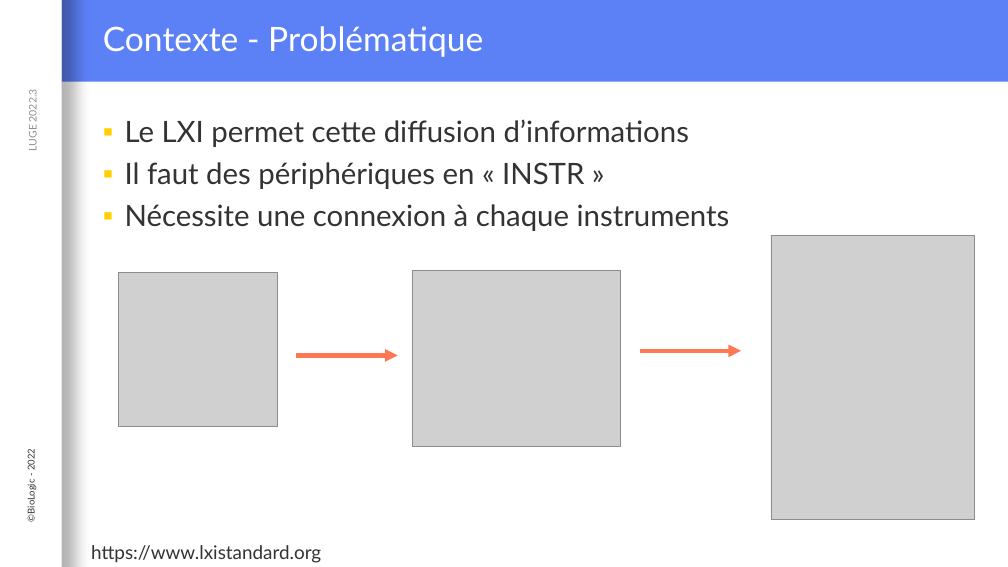
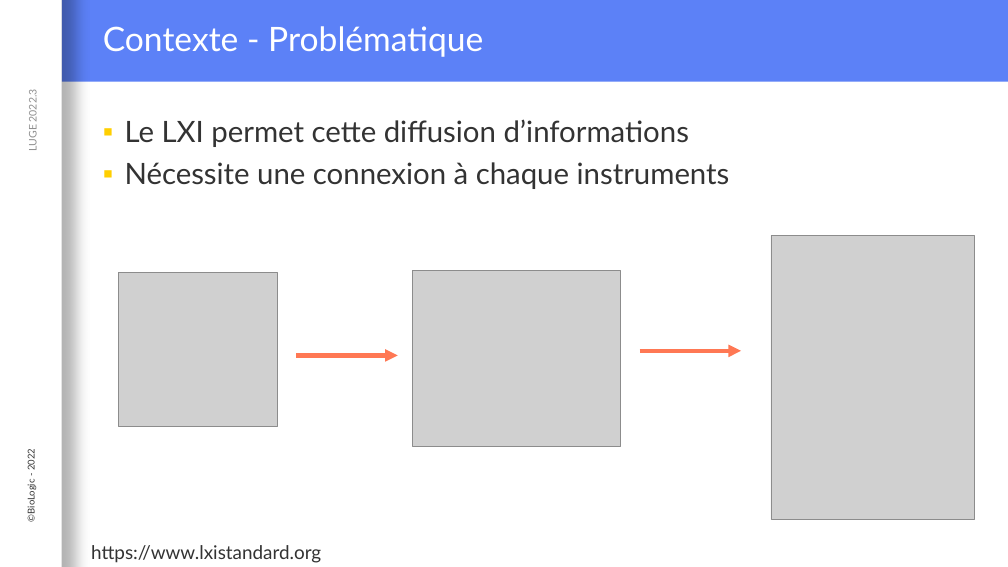
Before and after one commit to Loysse/PostLVUserEvent_Demo, a slide deck: slide 9 of Interaction événementielle entre du code C et LabVIEW.pptx (slide 11 before the commit). Drawn at 1008x567 pixels with LibreOffice and Linux fonts; fonts in the diff are those of the drawing; grey boxes stand for pictures; background and template pictures are left out. Boxes give left, top, right and bottom in pixels: in the first picture for what was removed or moved away, otherwise in the second. Text is boxed around its words. In the diff, an @@ line names an element or a change of style, - is before the commit and + after.

```diff
--- a/Interaction événementielle entre du code C et LabVIEW.pptx
+++ b/Interaction événementielle entre du code C et LabVIEW.pptx
@@ text at <box>125,162,584,189</box>: paragraph removed @@
-▪ Il faut des périphériques en « INSTR »
```
Also in this commit, not shown: 4 other slides changed, 2 slides removed.
